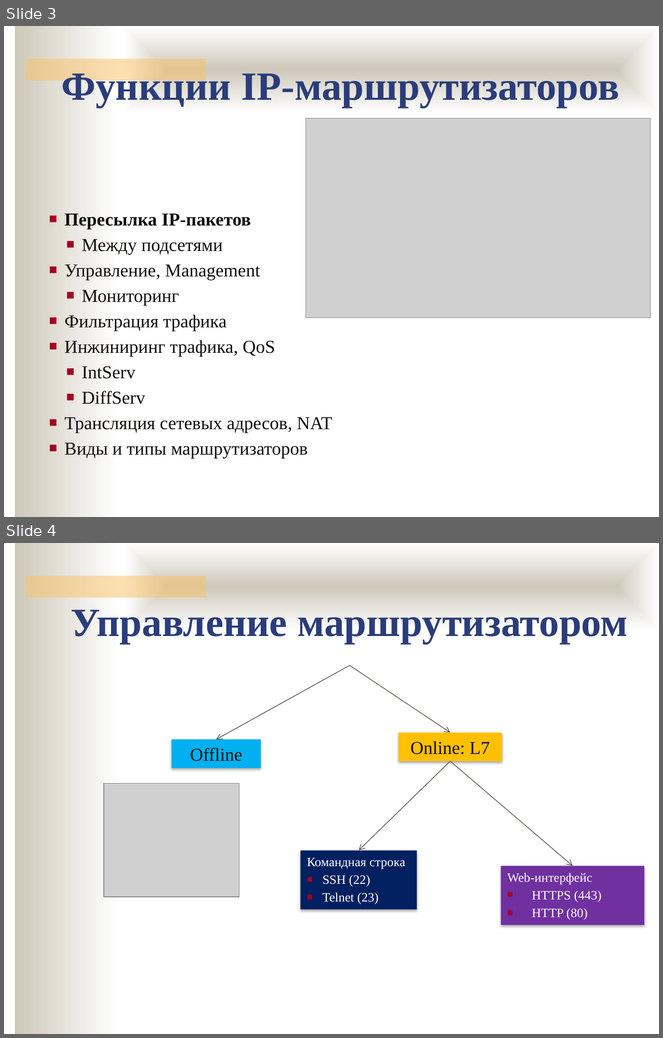
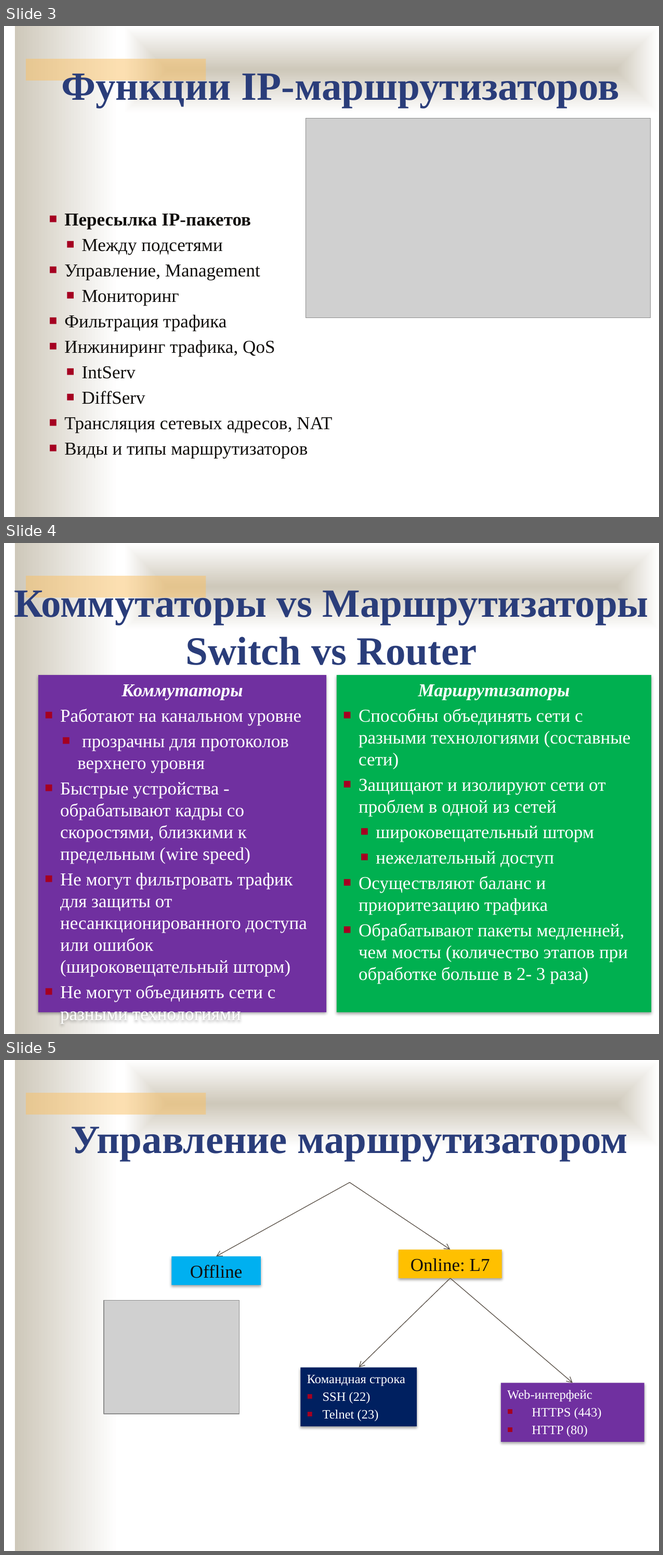
Before and after one commit to ukoloff/nets, a slide deck: lecture/13.pptx. Shown one above the other, each under a label of ours: slides 3 and 4 before the commit, slides 3, 4 and 5 after it. The pictures are 663x1038 and 663x1555 pixels, drawn with LibreOffice and Linux fonts; fonts in the diff are those of the drawing; grey boxes stand for pictures; background and template pictures are left out. Boxes give left, top, right and bottom in pixels: in the first picture for what was removed or moved away, otherwise in the second. Text is boxed around its words. In the diff, an @@ line names an element or a change of style, - is before the commit and + after.

```diff
--- a/lecture/13.pptx
+++ b/lecture/13.pptx
@@ slide 4 added at (4, 543, 659, 1034), background #FFFFFF; not listed: 3 template elements that a slide beside it also shows @@
@@ text added at (14, 585, 649, 665), 44 pt, text #2A3D7A, bold @@
+Коммутаторы vs Маршрутизаторы
+Switch vs Router
@@ rectangle added at (38, 676, 326, 1013), fill #7030A0, 20 pt, text #FFFFFF @@
+Коммутаторы
+■ Работают на канальном уровне
+  ■ прозрачны для протоколов верхнего уровня
+■ Быстрые устройства - обрабатывают кадры со скоростями, близкими к предельным (wire speed)
+■ Не могут фильтровать трафик для защиты от несанкционированного доступа или ошибок (широковещательный шторм)
+■ Не могут объединять сети с разными технологиями
@@ rectangle added at (337, 676, 651, 1013), fill #00B050, 20 pt, text #FFFFFF @@
+Маршрутизаторы
+■ Способны объединять сети с разными технологиями (составные сети)
+■ Защищают и изолируют сети от проблем в одной из сетей
+  ■ широковещательный шторм
+  ■ нежелательный доступ
+■ Осуществляют баланс и приоритезацию трафика
+■ Обрабатывают пакеты медленней, чем мосты (количество этапов при обработке больше в 2- 3 раза)
@@ what was slide 4 is now slide 5 @@
```
Also in this commit, not shown: 9 slides changed, 8 other slides added, 1 slide removed.
